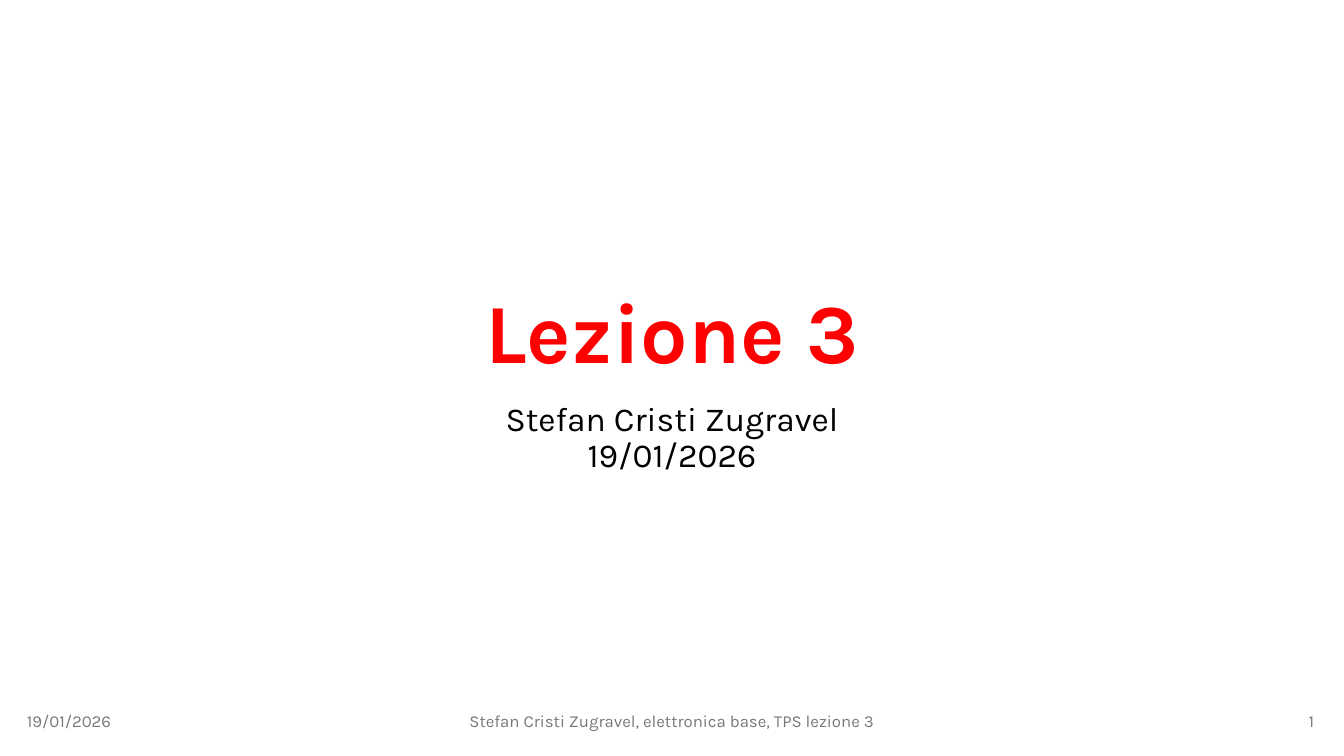
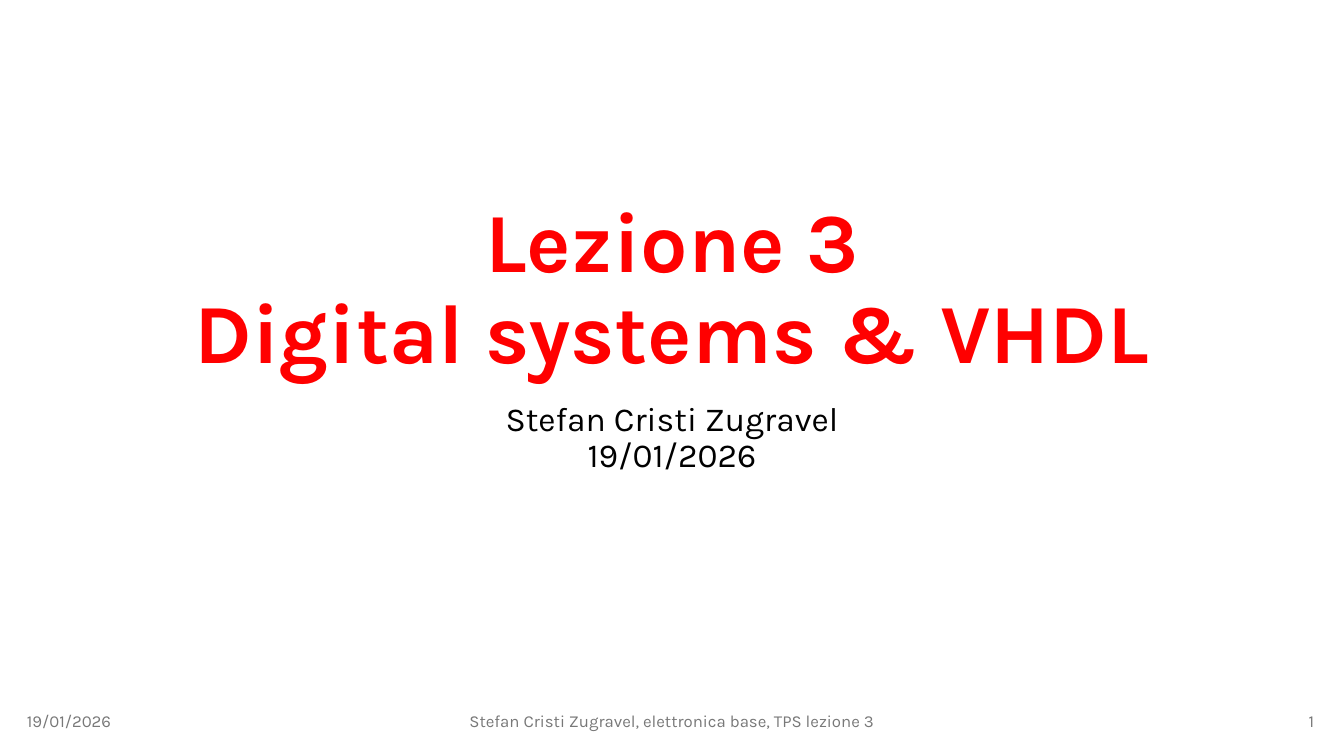
Before and after one commit to stefan-zugravel/elettronica_base, a slide deck: slide 1 of slides/lezione3.pptx. Drawn at 1344x756 pixels with LibreOffice and Linux fonts; fonts in the diff are those of the drawing. Boxes give left, top, right and bottom in pixels: in the first picture for what was removed or moved away, otherwise in the second. Text is boxed around its words. In the diff, an @@ line names an element or a change of style, - is before the commit and + after.

```diff
--- a/slides/lezione3.pptx
+++ b/slides/lezione3.pptx
@@ title at [195, 212, 1149, 383]: text changed @@
-Lezione 3
+Lezione 3
+Digital systems & VHDL
```
Also in this commit, not shown: 5 other slides changed, 2 slides removed, 2 other files.
